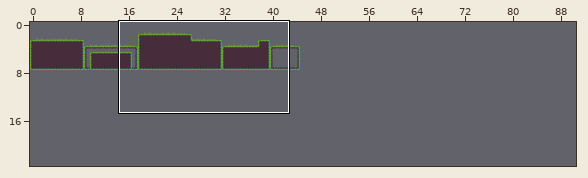
Two versions of a level (Tiled map, assets/maps/map.tmx). The picture above shows the old version from afar; the outline marks the close-up.
Close-up. Before the commit:
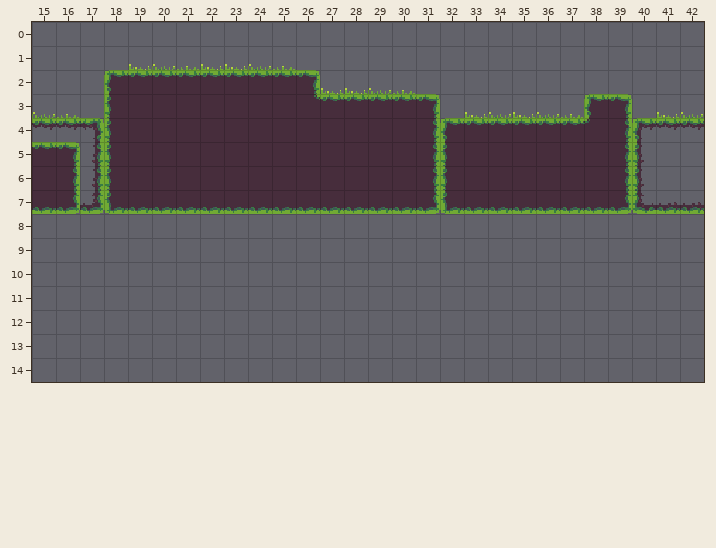
Cells are 16x16 px. Shown: x 15..42, y 0..14. The commit also changed other parts of the map, which this record leaves out. The old version is drawn lined up with the new one.
After:
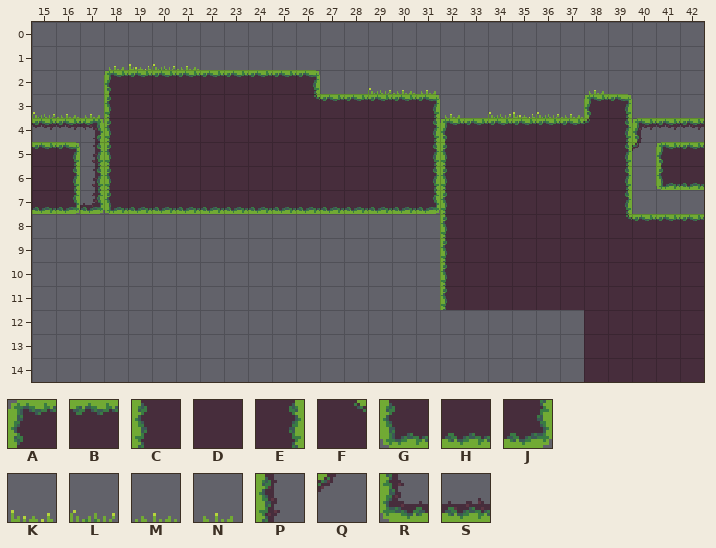
Key: from "tileset": A 0 "collidable", B 1 "collidable", C 6 "collidable", D 7 "decoration", E 8 "collidable", F 9 "decoration", G 12 "collidable", H 13 "collidable", J 14 "collidable", K 15 "decoration", L 16 "decoration", M 17 "decoration", N 23 "decoration", P 24 "collidable", Q 28 "decoration", R 30 "collidable", S 31 "collidable".
_ is an empty cell.
What changed:
map size 128x128 -> 256x24 cells
Layer "Tile Layer 1":
y 1: x 18 _ -> N; x 22..25 KKLM -> ____
y 2: x 27..28 KK -> __; x 31 _ -> N; x 38 _ -> N
y 3: x 17 _ -> N; x 32..33 _K -> N_; x 41..42 KL -> __
y 5: x 40..42 P__ -> QAB
y 6: x 40..42 P__ -> _GH
y 7: x 32..42 GHHHHHHJRSS -> CDDDDDDE___
y 8: x 32..42 ___________ -> CDDDDDDFBBB
y 9..11: x 32..42 ___________ -> CDDDDDDDDDD
y 12..14: x 38..42 _____ -> DDDDD
Boxes around the changes in both close-ups, in picture pixels (x1, y1, x2, y2):
added: (109, 66, 124, 70)
removed: (201, 64, 295, 70)
removed: (321, 88, 367, 94)
changed: (421, 90, 487, 118)
added: (589, 90, 604, 94)
added: (85, 114, 100, 118)
removed: (657, 112, 703, 118)
changed: (440, 142, 704, 382)
